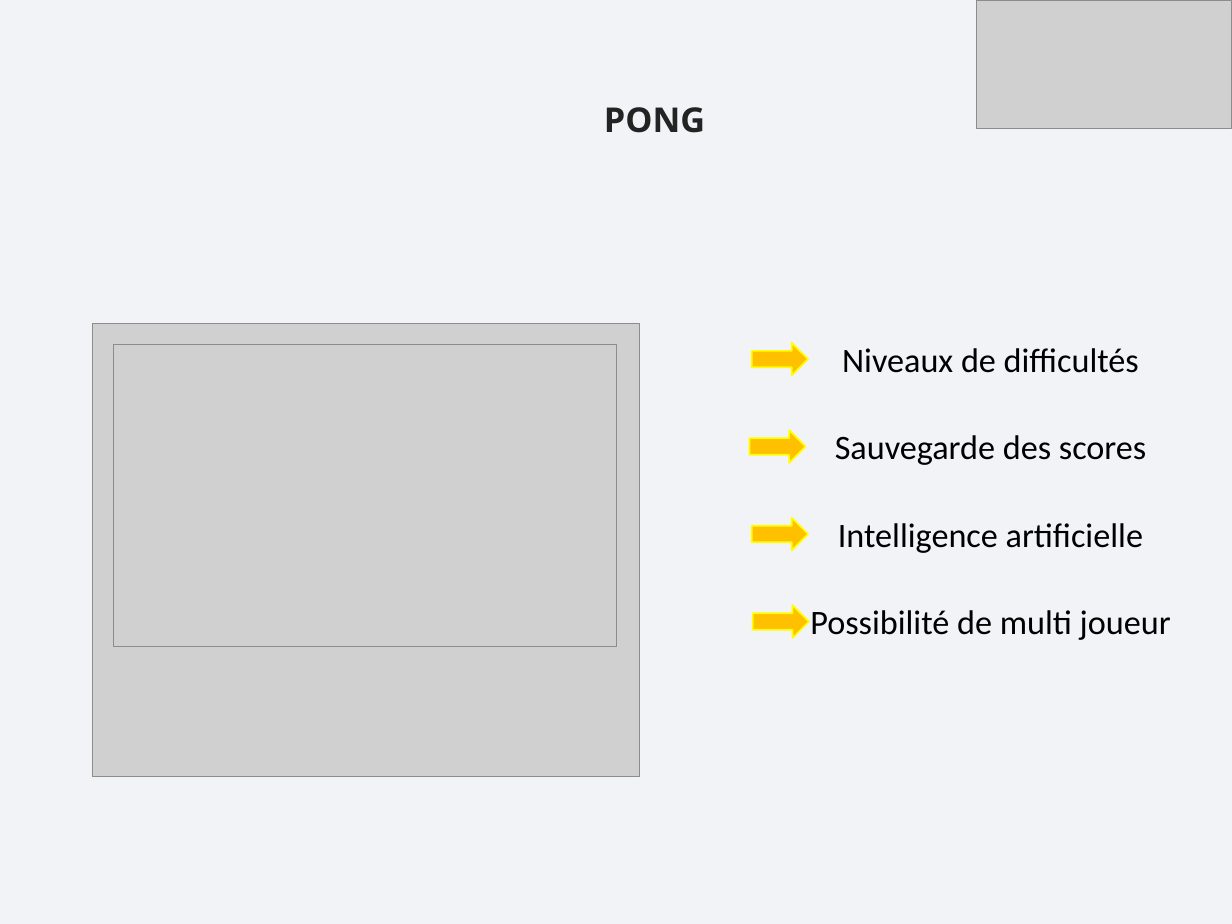
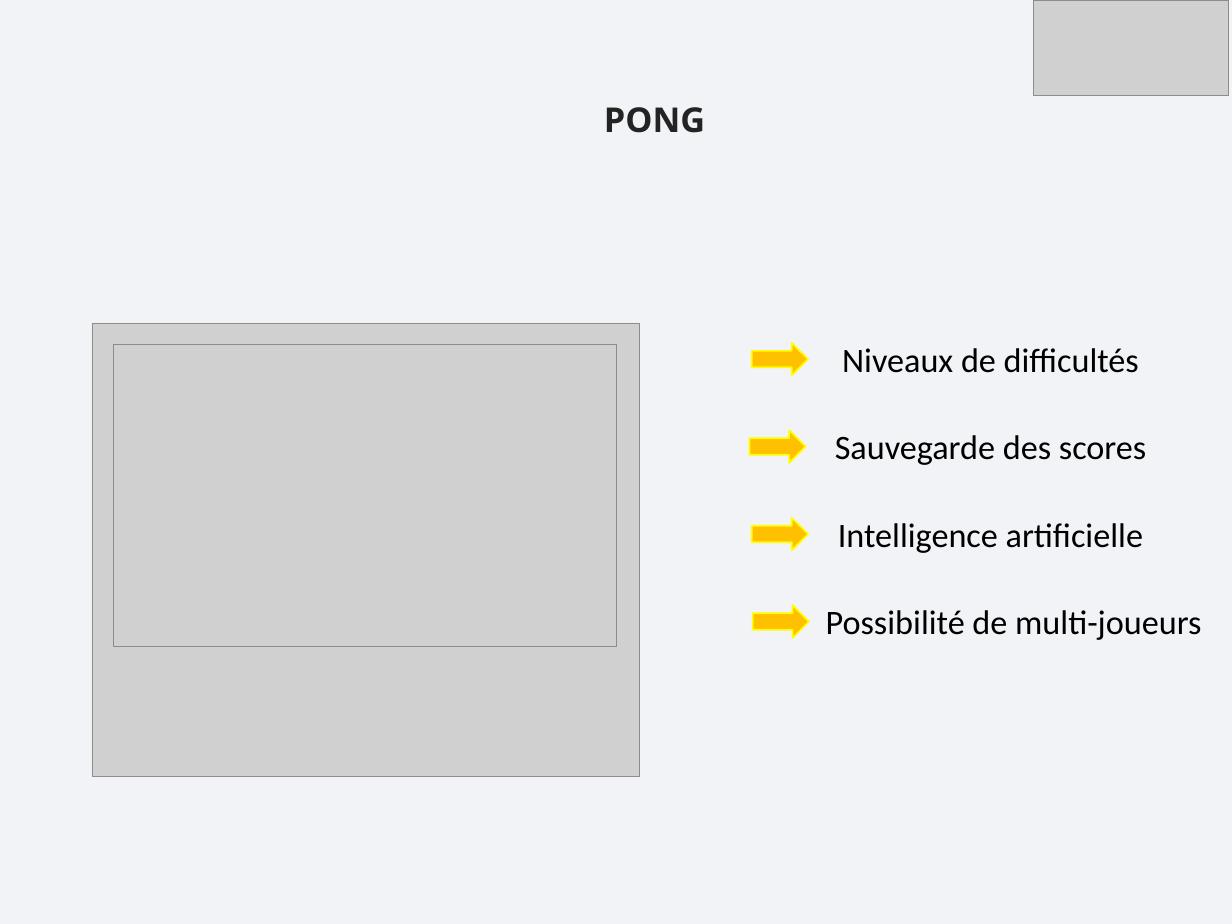
Before and after one commit to Loicpln/Projet_Algo_N2, a slide deck: slide 6 of PowerPoint.pptx. Drawn at 1232x924 pixels with LibreOffice and Linux fonts; fonts in the diff are those of the drawing; grey boxes stand for pictures. Boxes give left, top, right and bottom in pixels: in the first picture for what was removed or moved away, otherwise in the second. Text is boxed around its words. In the diff, an @@ line names an element or a change of style, - is before the commit and + after.

```diff
--- a/PowerPoint.pptx
+++ b/PowerPoint.pptx
@@ picture: place and size @@
-picture at box(977, 0, 1231, 128)
+picture at box(1034, 0, 1229, 95)
@@ text at box(826, 610, 1201, 640): text changed @@
-Possibilité de multi joueur
+Possibilité de multi-joueurs
```
Also in this commit, not shown: 7 other slides changed.
